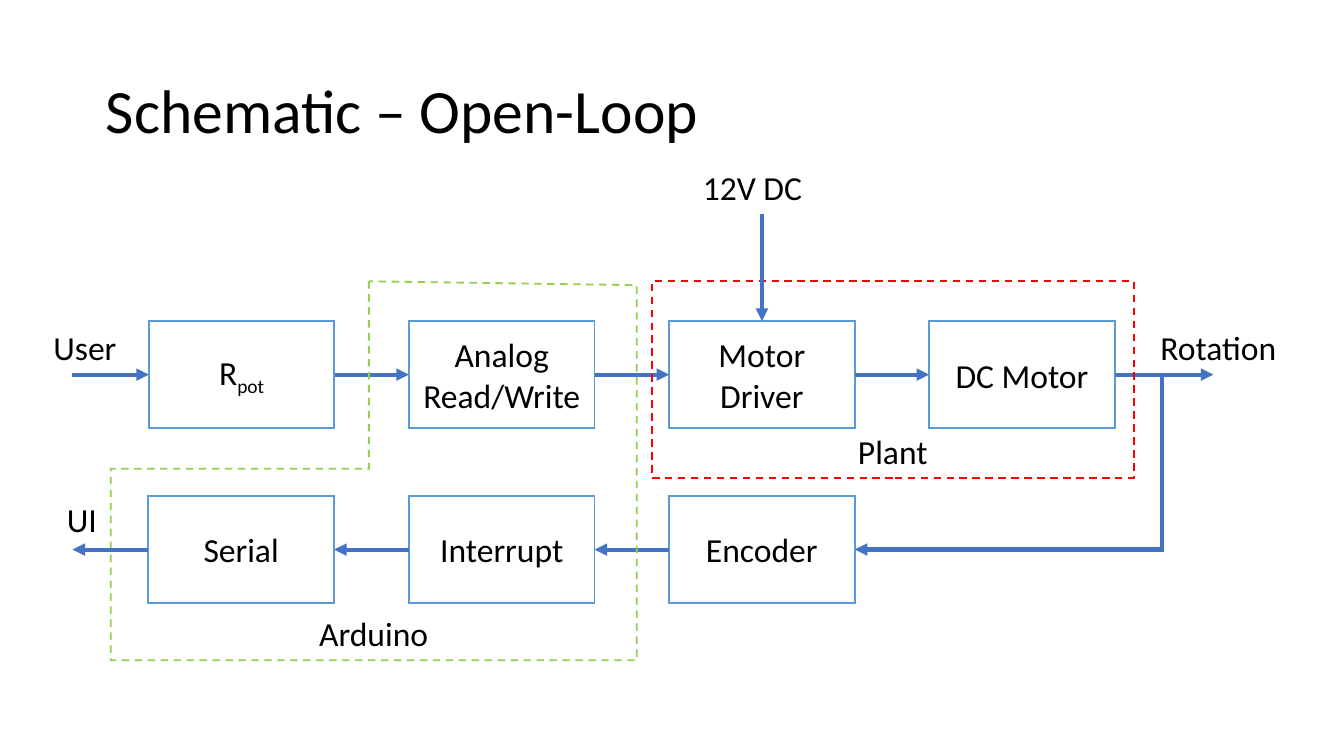
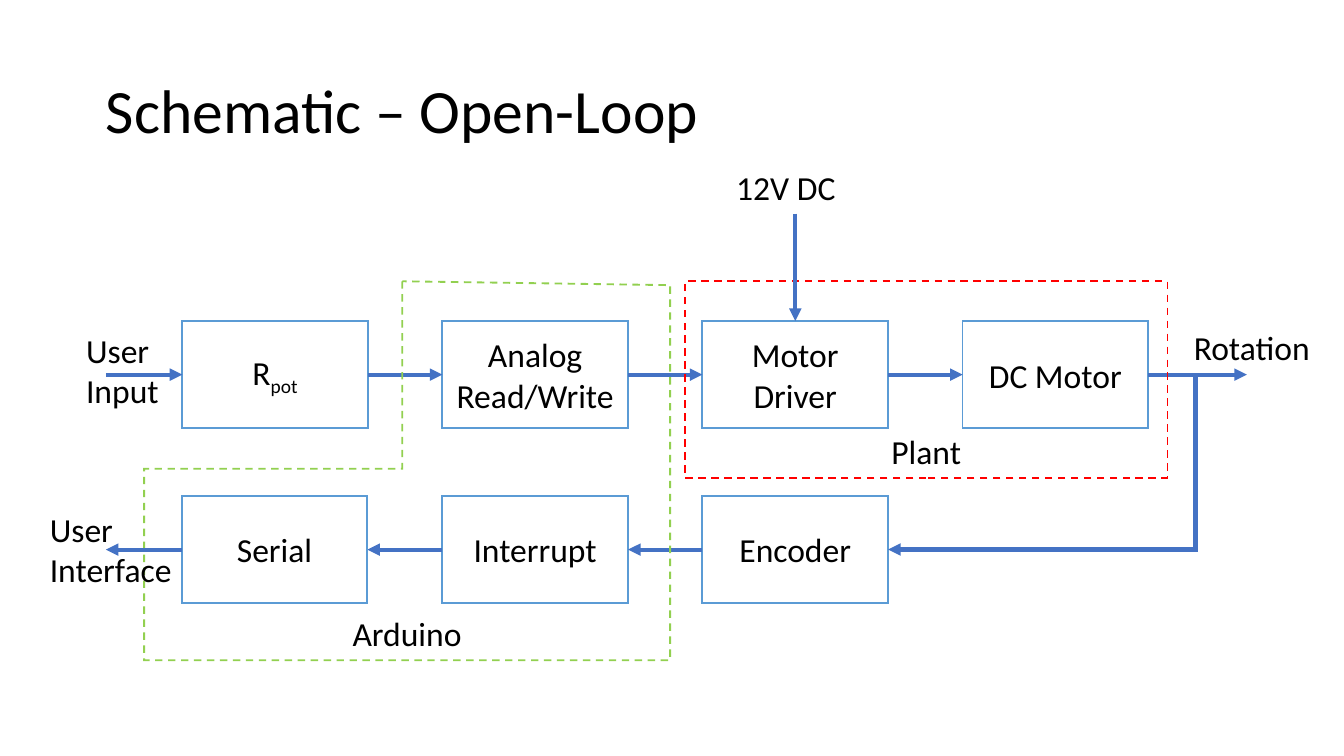
Before and after one commit to AnielShri/Simple-Arduino-PID, a slide deck: slide 3 of Overview.pptx. Drawn at 1344x756 pixels with LibreOffice and Linux fonts; fonts in the diff are those of the drawing. Boxes give left, top, right and bottom in pixels: in the first picture for what was removed or moved away, otherwise in the second. Text is boxed around its words. In the diff, an @@ line names an element or a change of style, - is before the commit and + after.

```diff
--- a/Overview.pptx
+++ b/Overview.pptx
@@ 8 rectangles, 8 arrows, 1 freeform shape, 1 text, 1 elbow arrow: place and size @@
-8 rectangles, 8 arrows, 1 freeform shape, 1 text, 1 elbow arrow at (73,178,1214,660)
+8 rectangles, 8 arrows, 1 freeform shape, 1 text, 1 elbow arrow at (106,178,1247,660)
@@ text "User": place and size @@
-text "User" at (53,338,116,361)
+text "User" at (86,341,159,409)
@@ text "Rotation": place and size @@
-text "Rotation" at (1160,337,1276,369)
+text "Rotation" at (1194,336,1310,369)
@@ text at (86,376,159,409): paragraph added @@
+Input
@@ text at (50,520,172,588): text changed @@
-UI
+User
+Interface
@@ arrow moved from (409, 550) - (335, 550) to (442, 550) - (367, 550) @@
```
Also in this commit, not shown: 2 other slides changed.
